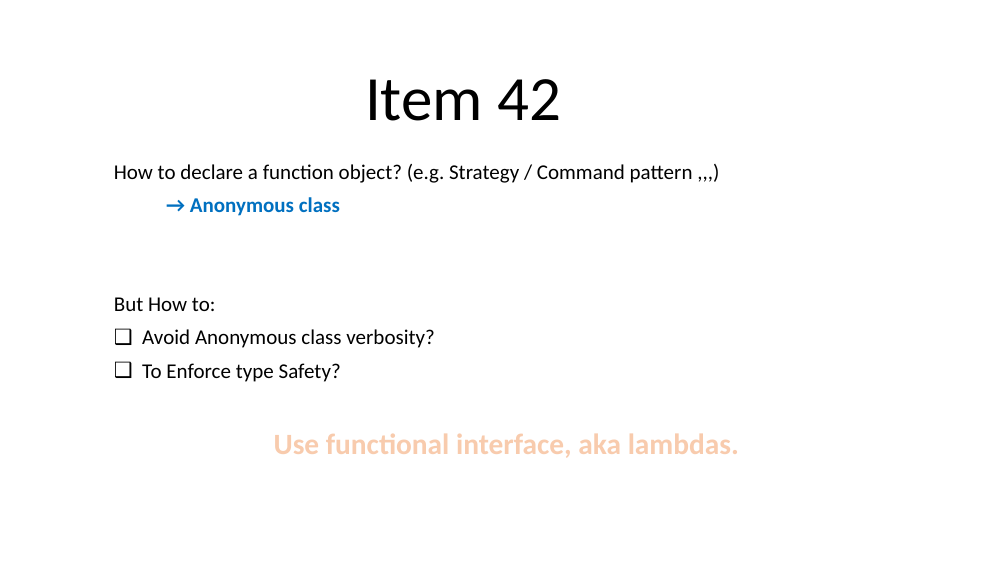
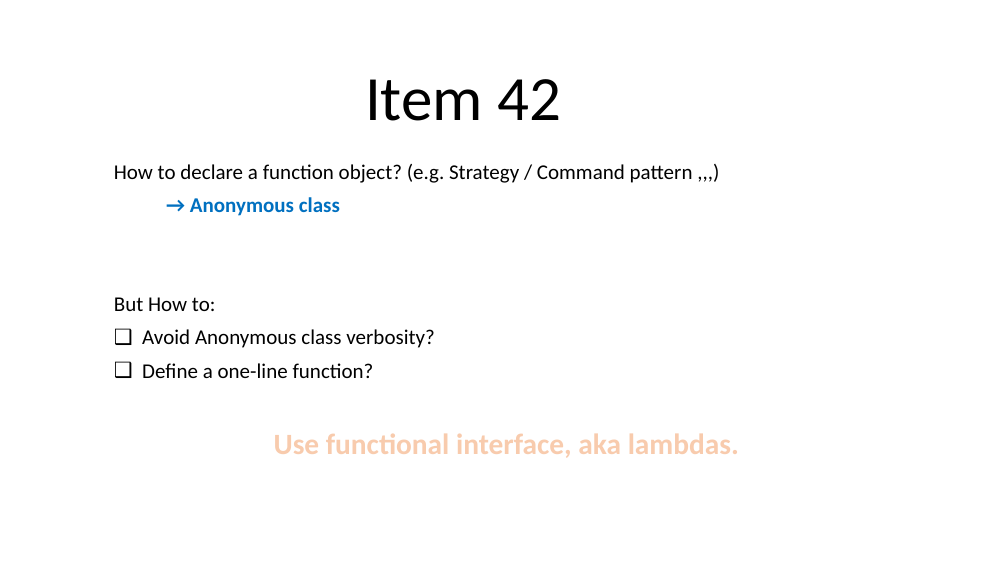
Before and after one commit to halaSEBBAH/effective-java-examples, a slide deck: slide 19 of effective-java.pptx. Drawn at 1008x567 pixels with LibreOffice and Linux fonts; fonts in the diff are those of the drawing. Boxes give left, top, right and bottom in pixels: in the first picture for what was removed or moved away, otherwise in the second. Text is boxed around its words. In the diff, an @@ line names an element or a change of style, - is before the commit and + after.

```diff
--- a/effective-java.pptx
+++ b/effective-java.pptx
@@ subtitle at bbox=[142, 363, 374, 378]: text changed @@
-❑ To Enforce type Safety?
+❑ Define a one-line function?
```
Also in this commit, not shown: 1 slide added, 15 other files.
